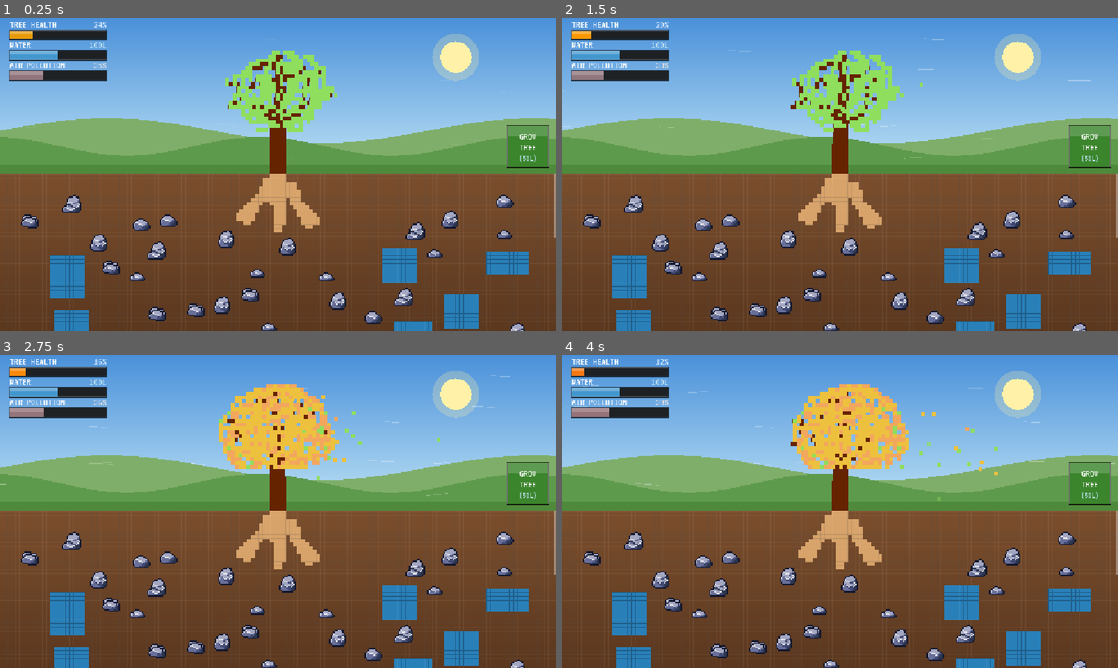
Above: before the commit, frames 1-4 (two rows, left to right).
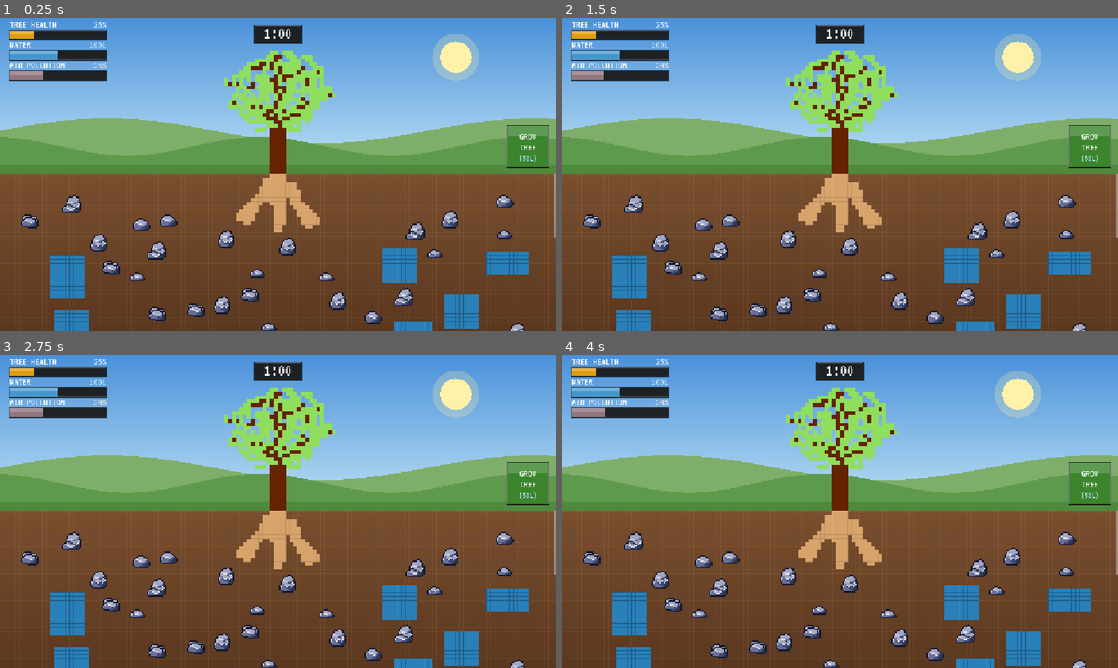
Above: after the commit, the same moments.

Repository: Jeeareen/ExtendoRoot
Game: Godot game, scene res://scenes/main.tscn
Two runs of this game, one before a commit and one after it. Both use one fixed random seed, a clock stepped at 60 frames per second and the inputs below.
Inputs (mouse positions are in pixels of both pictures, inside the frame that each line leads up to):
- Up to frame 1 (0.25 s): no input
- Up to frame 2 (1.5 s): tap Enter at 0.5 s; move the mouse to (962, 158) at 0.52 s; tap R at 0.6 s; click (962, 158) at 0.67 s; drag from (728, 190) to (812, 237) at 1.27 s
- Up to frame 3 (2.75 s): move the mouse to (333, 442) at 2.02 s; tap R at 2.1 s; click (333, 442) at 2.17 s
- Up to frame 4 (4 s): drag from (812, 574) to (673, 464) at 2.77 s; move the mouse to (1006, 558) at 3.52 s; tap R at 3.6 s; click (1006, 558) at 3.67 s

The runs differ from the first frame. In frame 1, 1.3% of the frame differs, in the area x 5-61%, y 1-37%; in frame 2, 2.6%; in frame 3, 5.1%; in frame 4, 5.3%, in the area x 0-100%, y 1-47%.

Commit message:
feat: add 1-min countdown timer, win condition, and in-game restart

Diff:
--- a/project.godot
+++ b/project.godot
@@ -17,9 +17,9 @@
 
 [display]
 
-window/mode="fullscreen"
 window/stretch/mode="canvas_items"
 window/stretch/aspect="expand"
+window/mode="fullscreen"
 
 [gui]
 
--- a/scripts/main.gd
+++ b/scripts/main.gd
@@ -118,6 +118,9 @@
 var _water_stored: float = INITIAL_WATER # Starts at 50L (equivalent to 50px of water source)
 var _tree_health: float = 25.0 # Starts at initial stage (small tree)
 var _air_pollution: float = 35.0
+const GAME_DURATION := 60.0
+var _game_timer: float = GAME_DURATION
+var _is_game_won: bool = false
 var _is_game_over: bool = false
 var _game_over_reason: String = ""
 var _is_grow_btn_hovered: bool = false
@@ -129,8 +132,10 @@
 const WIND_MAX_SWAY_PX := 2.5 # Max leaf sway in sprite pixels
 var _wind_time: float = 0.0
 var _wind_strength: float = 0.0
-var _wind_target_strength: float = 0.85
+var _wind_target_strength: float = 0.0
 var _wind_direction: float = 1.0 # 1.0 = blowing right, -1.0 = blowing left
+var _is_wind_active: bool = false
+var _wind_state_timer: float = 1.5
 var _wind_gust_particles: Array = []
 var _leaf_particles: Array = []
 var _leaf_spawn_timer: float = 0.0
@@ -153,8 +158,10 @@
 var _prev_trunk_rect: Rect2 = SPRITE_RECT_SMALLROOT
 var _trunk_dissolve_t: float = 1.0
 
-# Weather cycle (cycles every 5 seconds: Wind -> Heat Wave -> Acid Rain)
-const WEATHER_CYCLE_DURATION := 5.0
+# Weather cycle (Wind -> Heat Wave -> Acid Rain)
+const WEATHER_DURATION_WIND := 10.0
+const WEATHER_DURATION_HEATWAVE := 5.0
+const WEATHER_DURATION_ACID_RAIN := 5.0
 const WEATHER_WIND := 0
 const WEATHER_HEATWAVE := 1
 const WEATHER_ACID_RAIN := 2
@@ -167,7 +174,7 @@
 var _weather_state: int = WEATHER_WIND
 var _is_heatwave: bool = false
 var _is_acid_rain: bool = false
-var _weather_cycle_timer: float = WEATHER_CYCLE_DURATION
+var _weather_cycle_timer: float = WEATHER_DURATION_WIND
 var _heatwave_intensity: float = 0.0 # Smoothly transitions 0.0 -> 1.0 during heatwave
 var _acid_rain_intensity: float = 0.0 # Smoothly transitions 0.0 -> 1.0 during acid rain
 var _acid_rain_drops: Array = []
@@ -270,9 +277,16 @@
 	if _update_heatwave(delta):
 		needs_redraw = true
 
-	# Tree health decreases continuously over time (2x faster during a heat wave or acid rain), and only increases via GROW TREE
+	if _update_wind(delta):
+		needs_redraw = true
+
+	# Tree health decreases only when the tree is oscillating during the wind state (or 2x faster during a heat wave or acid rain), and only increases via GROW TREE
 	var old_hp := _tree_health
-	var current_health_decay := HEALTH_DECAY_RATE * (2.0 if (_is_heatwave or _is_acid_rain) else 1.0)
+	var current_health_decay := 0.0
+	if _is_heatwave or _is_acid_rain:
+		current_health_decay = HEALTH_DECAY_RATE * 2.0
+	elif _is_tree_oscillating():
+		current_health_decay = HEALTH_DECAY_RATE
 	_tree_health = maxf(0.0, _tree_health - current_health_decay * delta)
 	if not is_equal_approx(old_hp, _tree_health):
 		needs_redraw = true
@@ -291,18 +305,30 @@
 	if not is_equal_approx(old_pollution, _air_pollution):
 		needs_redraw = true
 
+	var prev_second := int(ceilf(_game_timer))
+	_game_timer = maxf(0.0, _game_timer - delta)
+	if int(ceilf(_game_timer)) != prev_second:
+		needs_redraw = true
+
+	# Check Win condition: timer hits 0:00
+	if _game_timer <= 0.0 and not _is_game_over:
+		_game_timer = 0.0
+		_is_game_over = true
+		_is_game_won = true
+		_game_over_reason = "You helped the Humans to breath fresh air"
+		needs_redraw = true
+
 	# Check Game Over conditions: air pollution reaches max or water reaches 0
 	if _air_pollution >= MAX_AIR_POLLUTION:
 		_is_game_over = true
+		_is_game_won = false
 		_game_over_reason = "AIR POLLUTION REACHED 100%"
 		needs_redraw = true
 	elif _water_stored <= 0.0:
 		_water_stored = 0.0
 		_is_game_over = true
+		_is_game_won = false
 		_game_over_reason = "WATER DEPLETED (0L)"
-		needs_redraw = true
-
-	if _update_wind(delta):
 		needs_redraw = true
 
 	if _update_tree_transitions(delta):
@@ -358,15 +384,19 @@
 	_tree_health = 25.0
 	_air_pollution = 35.0
 	_is_game_over = false
+	_is_game_won = false
 	_game_over_reason = ""
+	_game_timer = GAME_DURATION
 	_weather_state = WEATHER_WIND
 	_is_heatwave = false
 	_is_acid_rain = false
-	_weather_cycle_timer = WEATHER_CYCLE_DURATION
+	_weather_cycle_timer = WEATHER_DURATION_WIND
 	_heatwave_intensity = 0.0
 	_acid_rain_intensity = 0.0
 	_wind_strength = 0.0
-	_wind_target_strength = 0.85
+	_wind_target_strength = 0.0
+	_is_wind_active = false
+	_wind_state_timer = 1.5
 	_wind_direction = -1.0 if _wind_rng.randf() < 0.5 else 1.0
 	_current_leaf_rect = _get_target_leaf_rect()
 	_prev_leaf_rect = _current_leaf_rect
@@ -375,25 +405,48 @@
 	_leaf_dissolve_t = 1.0
 	_trunk_dissolve_t = 1.0
 	_soil_scroll_y = 0.0
+	_is_lmb_down = false
+	_has_last_drag_cell = false
+	_active_drag_Safe_tiles.clear()
+	_active_drag_history.clear()
+	_root_sfx_timer = 0.0
+	if _root_grow_player and _root_grow_player.playing:
+		_root_grow_player.stop()
 	_generate_world()
 	queue_redraw()
+
+
+func _get_weather_duration(state: int) -> float:
+	match state:
+		WEATHER_WIND:
+			return WEATHER_DURATION_WIND
+		WEATHER_HEATWAVE:
+			return WEATHER_DURATION_HEATWAVE
+		WEATHER_ACID_RAIN:
+			return WEATHER_DURATION_ACID_RAIN
+		_:
+			return 5.0
 
 
 func _update_heatwave(delta: float) -> bool:
 	var changed := false
 	_weather_cycle_timer -= delta
 	if _weather_cycle_timer <= 0.0:
-		_weather_cycle_timer += WEATHER_CYCLE_DURATION
 		_weather_state = (_weather_state + 1) % 3
+		_weather_cycle_timer += _get_weather_duration(_weather_state)
 		_is_heatwave = (_weather_state == WEATHER_HEATWAVE)
 		_is_acid_rain = (_weather_state == WEATHER_ACID_RAIN)
 
 		if _weather_state == WEATHER_WIND:
-			_wind_target_strength = _wind_rng.randf_range(0.75, 1.0)
+			_is_wind_active = false
+			_wind_target_strength = 0.0
+			_wind_state_timer = _wind_rng.randf_range(1.2, 1.8)
 			_wind_direction = -1.0 if _wind_rng.randf() < 0.5 else 1.0
 		elif _weather_state == WEATHER_HEATWAVE:
+			_is_wind_active = false
 			_wind_target_strength = 0.0
 		elif _weather_state == WEATHER_ACID_RAIN:
+			_is_wind_active = false
 			_wind_target_strength = 0.0
 			_contaminate_unconnected_water_sources()
 		changed = true
@@ -580,14 +633,30 @@
 		})
 
 
+func _is_tree_oscillating() -> bool:
+	return _wind_strength > 0.05
+
+
 func _update_wind(delta: float) -> bool:
-	# Wind is active only during the 10-second wind phase
-	_wind_target_strength = 0.85 if _weather_state == WEATHER_WIND else 0.0
+	if _weather_state == WEATHER_WIND:
+		_wind_state_timer -= delta
+		if _wind_state_timer <= 0.0:
+			_is_wind_active = not _is_wind_active
+			if _is_wind_active:
+				_wind_target_strength = _wind_rng.randf_range(0.75, 1.0)
+				_wind_direction = -1.0 if _wind_rng.randf() < 0.5 else 1.0
+				_wind_state_timer = _wind_rng.randf_range(1.8, 2.6)
+			else:
+				_wind_target_strength = 0.0
+				_wind_state_timer = _wind_rng.randf_range(1.2, 1.8)
+	else:
+		_is_wind_active = false
+		_wind_target_strength = 0.0
 
 	var prev_strength := _wind_strength
-	_wind_strength = move_toward(_wind_strength, _wind_target_strength, delta * 0.8)
-
-	if _wind_strength > 0.01:
+	_wind_strength = move_toward(_wind_strength, _wind_target_strength, delta * 2.2)
+
+	if _is_tree_oscillating():
 		_wind_time += delta * (0.6 + _wind_strength * 0.8)
 		var size := get_viewport_rect().size
 		var mid := size.y * 0.5
@@ -710,7 +779,7 @@
 			queue_redraw()
 
 	elif event is InputEventKey and event.pressed and not event.echo:
-		if event.keycode == KEY_R and _is_game_over:
+		if event.keycode == KEY_R:
 			_restart_game()
 		elif event.keycode == KEY_ESCAPE:
 			var mode := DisplayServer.window_get_mode()
@@ -1120,6 +1189,7 @@
 	_draw_leaf_particles(mid)
 	_draw_soil_grid(size, mid)
 	_draw_health_bar(size)
+	_draw_countdown_timer(size)
 	_draw_grow_button(size, mid)
 	if _is_game_over:
 		_draw_game_over_overlay(size)
@@ -1304,6 +1374,33 @@
 	draw_string(_vt323_font, btn_rect.position + Vector2(0.0, 72.0), "(50L)", HORIZONTAL_ALIGNMENT_CENTER, btn_rect.size.x, 18, Color("bfe3f5") if can_grow else text_col)
 
 
+func _draw_countdown_timer(size: Vector2) -> void:
+	if not _vt323_font:
+		return
+
+	var total_sec := int(ceilf(_game_timer))
+	var mins := total_sec / 60
+	var secs := total_sec % 60
+	var time_str := "%d:%02d" % [mins, secs]
+
+	var font_size := 36
+	var box_w := 96.0
+	var box_h := 36.0
+	var border_w := 2.0
+	var box_pos := Vector2((size.x - box_w) * 0.5, 16.0)
+
+	# Outer border/drop shadow
+	draw_rect(Rect2(box_pos - Vector2(border_w, border_w), Vector2(box_w + border_w * 2.0, box_h + border_w * 2.0)), Color(0, 0, 0, 0.7))
+	# Dark background
+	draw_rect(Rect2(box_pos, Vector2(box_w, box_h)), Color(0.12, 0.12, 0.12, 0.85))
+	# Inner outline
+	draw_rect(Rect2(box_pos, Vector2(box_w, box_h)), Color(1.0, 1.0, 1.0, 0.25), false, 1.0)
+
+	# Centered timer text
+	var text_col := Color.WHITE if total_sec > 10 else Color("ff5252")
+	draw_string(_vt323_font, box_pos + Vector2(0.0, 27.0), time_str, HORIZONTAL_ALIGNMENT_CENTER, box_w, font_size, text_col)
+
+
 func _draw_game_over_overlay(size: Vector2) -> void:
 	if not _vt323_font:
 		return
@@ -1311,7 +1408,10 @@
 	draw_rect(Rect2(Vector2.ZERO, size), Color(0.0, 0.0, 0.0, 0.72))
 
 	var center_y := size.y * 0.45
-	draw_string(_vt323_font, Vector2(0.0, center_y), "GAME OVER", HORIZONTAL_ALIGNMENT_CENTER, size.x, 72, Color("ff5252"))
+	var title_text := "YOU WIN" if _is_game_won else "GAME OVER"
+	var title_col := Color("4caf50") if _is_game_won else Color("ff5252")
+
+	draw_string(_vt323_font, Vector2(0.0, center_y), title_text, HORIZONTAL_ALIGNMENT_CENTER, size.x, 72, title_col)
 	draw_string(_vt323_font, Vector2(0.0, center_y + 45.0), _game_over_reason, HORIZONTAL_ALIGNMENT_CENTER, size.x, 32, Color.WHITE)
 	draw_string(_vt323_font, Vector2(0.0, center_y + 90.0), "CLICK OR PRESS R TO RESTART", HORIZONTAL_ALIGNMENT_CENTER, size.x, 26, Color("bfe3f5"))
 
@@ -1374,9 +1474,11 @@
 	var dest_pos := Vector2(root_left_screen_x - 17.0 * tree_pixel_scale, base.y - 37.0 * tree_pixel_scale)
 
 	# Calculate left-right oscillation when there is wind
-	var sway_px := (sin(_wind_time * WIND_SWAY_FREQ) * WIND_MAX_SWAY_PX + _wind_direction * 0.6) * _wind_strength
+	var sway_px := 0.0
+	if _is_tree_oscillating():
+		sway_px = (sin(_wind_time * WIND_SWAY_FREQ) * WIND_MAX_SWAY_PX + _wind_direction * 0.6) * _wind_strength
 	var base_oscillation_x := sway_px * tree_pixel_scale
-	var leaf_offset_x := base_oscillation_x * 0.75
+	var leaf_offset_x := base_oscillation_x * 0.75 * 0.66
 
 	# Constant warm orange tint during heatwave (0.225 opacity), or 50% of the gray tint on the tree during acid rain
 	var heat_alpha := clampf(_heatwave_intensity, 0.0, 1.0) * 0.225
